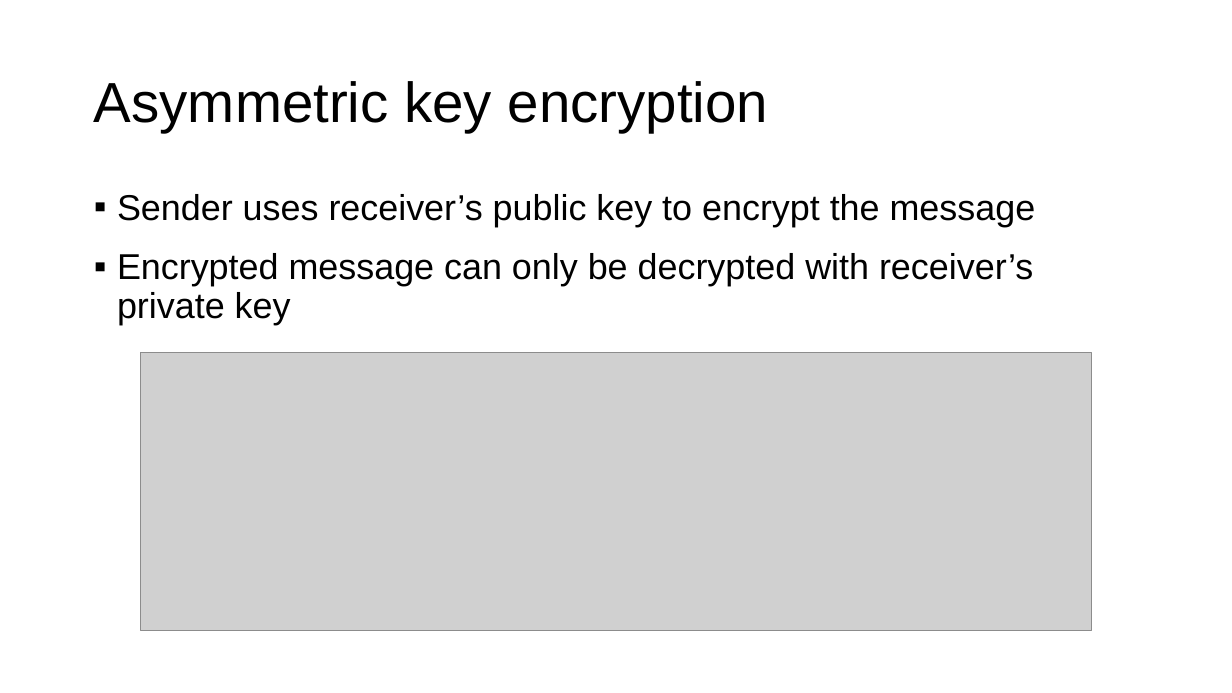
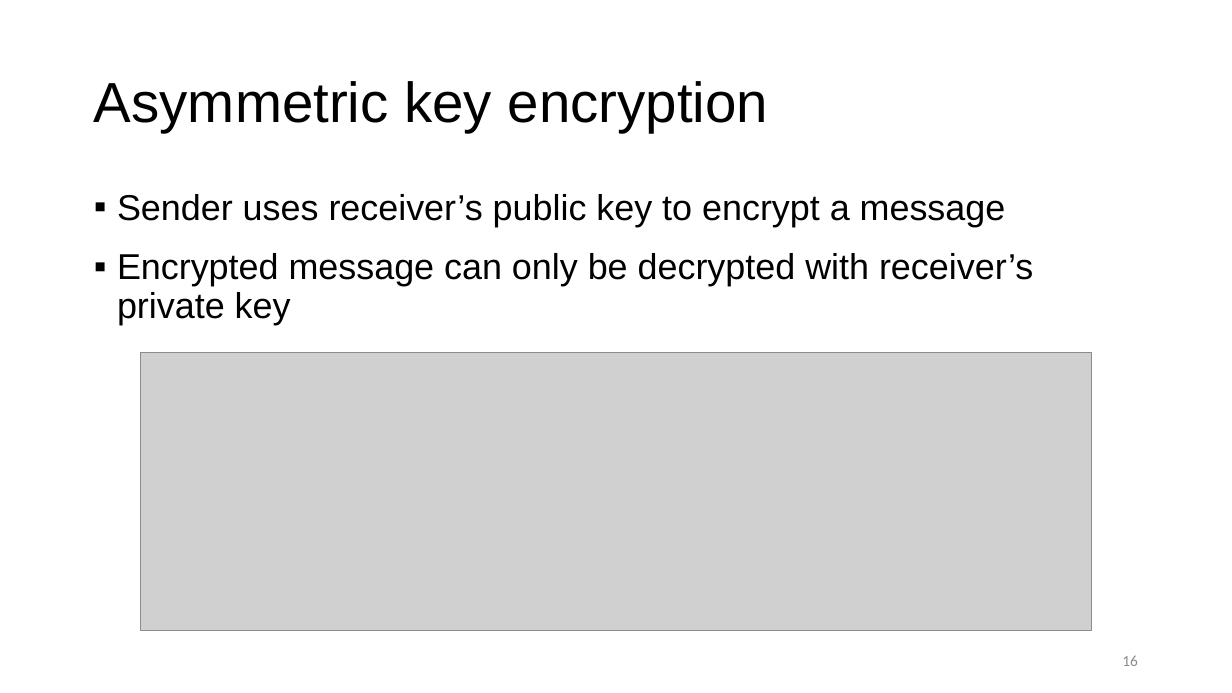
Before and after one commit to sarttiso/digital-security, a slide deck: slide 16 of digital_security_strikeU.pptx (slide 13 before the commit). Drawn at 1232x693 pixels with LibreOffice and Linux fonts; fonts in the diff are those of the drawing; grey boxes stand for pictures. Boxes give left, top, right and bottom in pixels: in the first picture for what was removed or moved away, otherwise in the second. Text is boxed around its words. In the diff, an @@ line names an element or a change of style, - is before the commit and + after.

```diff
--- a/digital_security_strikeU.pptx
+++ b/digital_security_strikeU.pptx
@@ text at box(117, 194, 1006, 227): text changed @@
-▪ Sender uses receiver’s public key to encrypt the message
+▪ Sender uses receiver’s public key to encrypt a message
@@ page number added at box(1122, 655, 1138, 666), 12 pt, text #8C8C8C @@
+16
```
Also in this commit, not shown: 17 other slides changed, 11 slides added, 1 slide removed, 8 other files.
